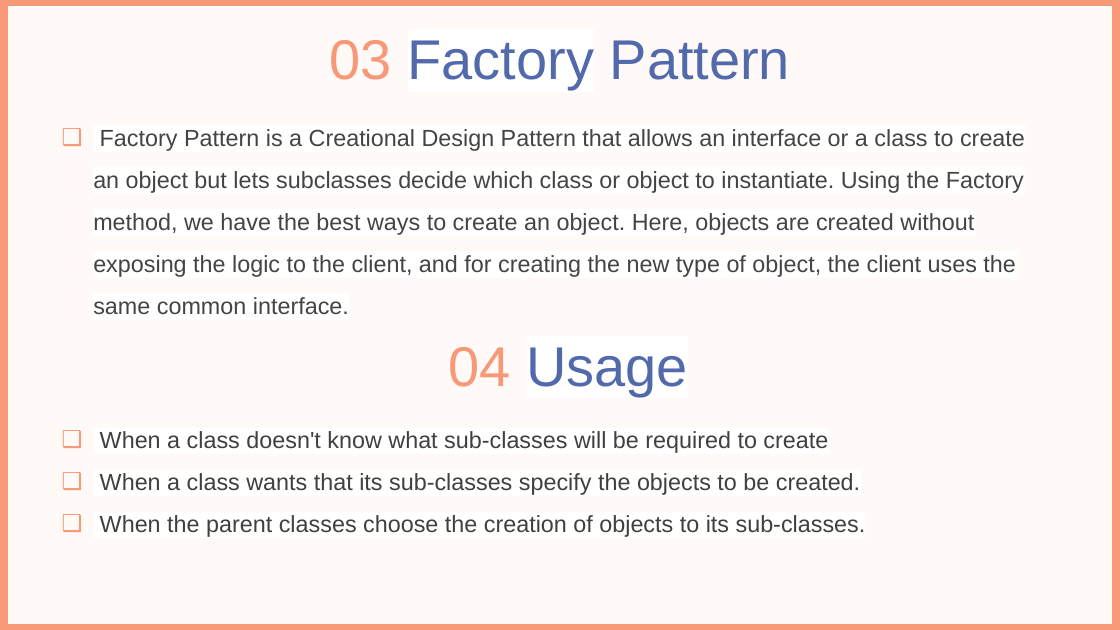
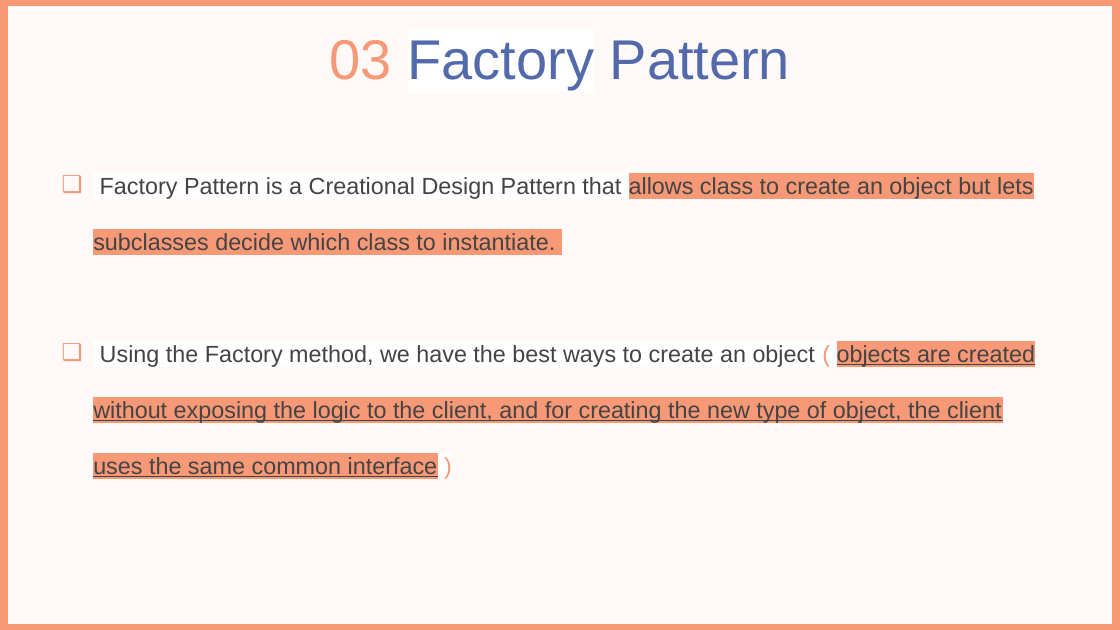
Before and after one commit to ahmedhammad111/SWE, a slide deck: slide 8 of SWE.pptx (slide 9 before the commit). Drawn at 1120x630 pixels with LibreOffice and Linux fonts; fonts in the diff are those of the drawing; background and template pictures are left out. Boxes give left, top, right and bottom in pixels: in the first picture for what was removed or moved away, otherwise in the second. Text is boxed around its words. In the diff, an @@ line names an element or a change of style, - is before the commit and + after.

```diff
--- a/SWE.pptx
+++ b/SWE.pptx
@@ text at (x1=93, y1=177, x2=1035, y2=477): text changed @@
-❑ Factory Pattern is a Creational Design Pattern that allows an interface or a class to create an object but lets subclasses decide which class or object to instantiate. Using the Factory method, we have the best ways to create an object. Here, objects are created without exposing the logic to the client, and for creating the new type of object, the client uses the same common interface.
+❑ Factory Pattern is a Creational Design Pattern that allows class to create an object but lets subclasses decide which class to instantiate.
+❑ Using the Factory method, we have the best ways to create an object ( objects are created without exposing the logic to the client, and for creating the new type of object, the client uses the same common interface )
@@ text removed at (x1=448, y1=347, x2=688, y2=396) @@
-04 Usage
@@ text removed at (x1=100, y1=431, x2=866, y2=537) @@
-❑ When a class doesn't know what sub-classes will be required to create
-❑ When a class wants that its sub-classes specify the objects to be created.
-❑ When the parent classes choose the creation of objects to its sub-classes.
```
Also in this commit, not shown: 27 other slides changed, 3 slides added, 2 slides removed, 3 other files.
